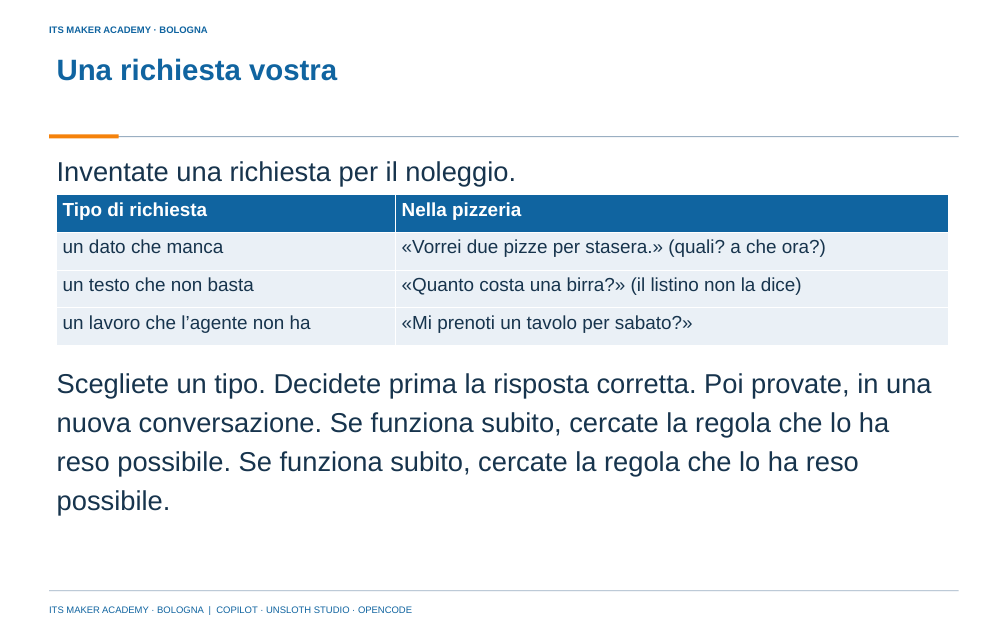
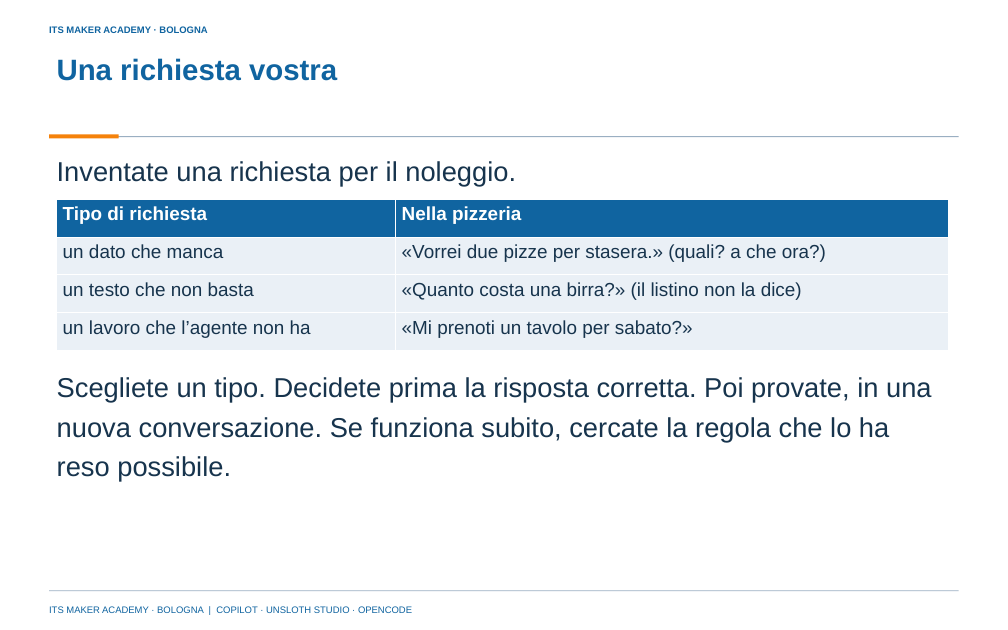
Before and after one commit to franzo9393/ITSCorso_UnslothStudio-Git, a slide deck: slide 18 of lezione 5 - coordinatore, Unsloth Studio e opencode/Lezione5_Coordinatore_Unsloth_Studio_e_opencode_ITS_MAKER.pptx. Drawn at 1008x630 pixels with LibreOffice and Linux fonts; fonts in the diff are those of the drawing; background and template pictures are left out. Boxes give left, top, right and bottom in pixels: in the first picture for what was removed or moved away, otherwise in the second. Text is boxed around its words. In the diff, an @@ line names an element or a change of style, - is before the commit and + after.

```diff
--- a/lezione 5 - coordinatore, Unsloth Studio e opencode/Lezione5_Coordinatore_Unsloth_Studio_e_opencode_ITS_MAKER.pptx
+++ b/lezione 5 - coordinatore, Unsloth Studio e opencode/Lezione5_Coordinatore_Unsloth_Studio_e_opencode_ITS_MAKER.pptx
@@ table: place and size @@
-table at bbox=[57, 194, 949, 346]
+table at bbox=[57, 200, 949, 351]
@@ text at bbox=[57, 377, 932, 481]: text changed @@
-Scegliete un tipo. Decidete prima la risposta corretta. Poi provate, in una nuova conversazione. Se funziona subito, cercate la regola che lo ha reso possibile. Se funziona subito, cercate la regola che lo ha reso possibile.
+Scegliete un tipo. Decidete prima la risposta corretta. Poi provate, in una nuova conversazione. Se funziona subito, cercate la regola che lo ha reso possibile.
```
Also in this commit, not shown: 31 other slides changed, 9 other files.
